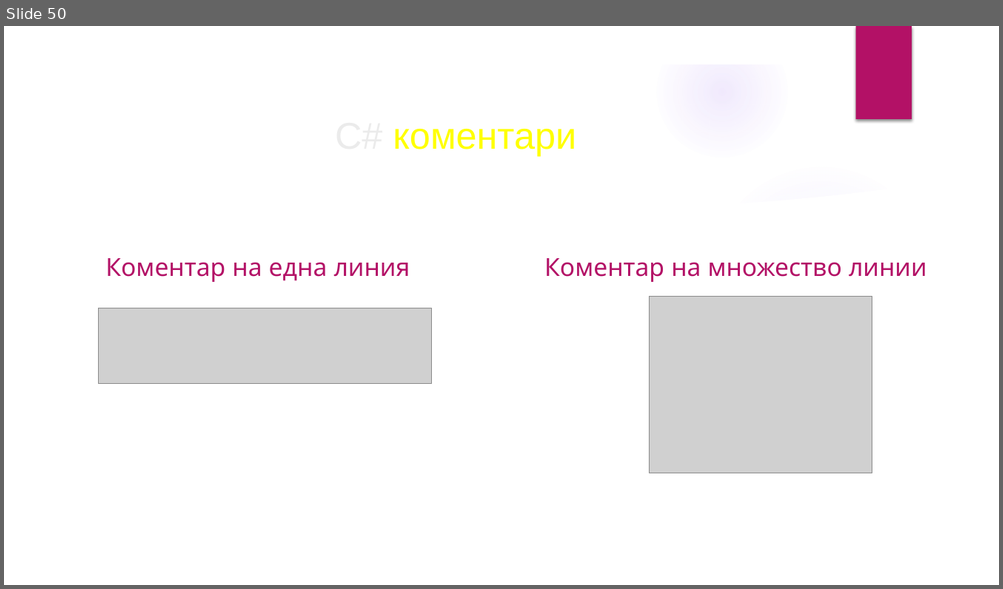
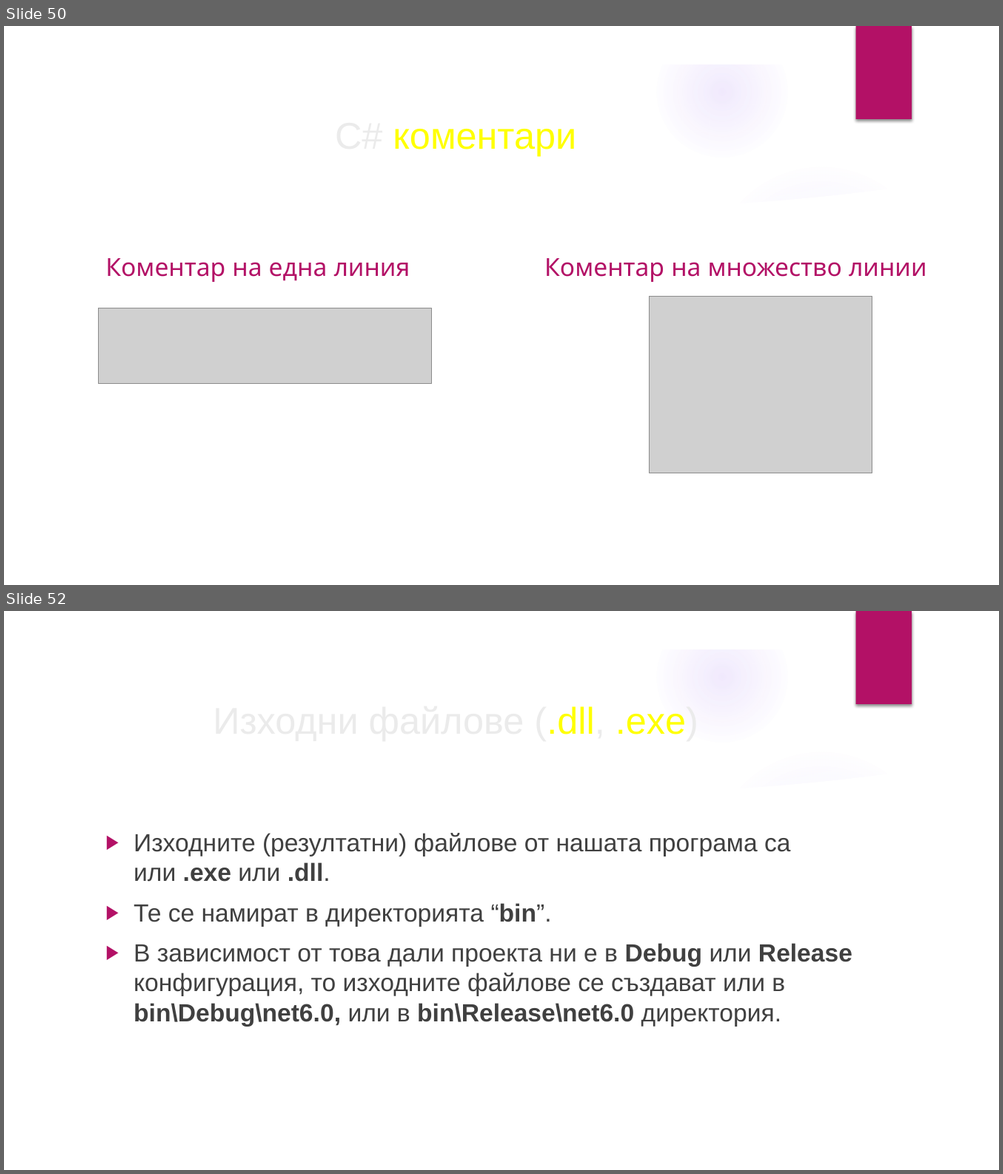
Before and after one commit to velizar92/CSharp-Programming-Presentations, a slide deck: C# Basics.pptx. Shown one above the other, each under a label of ours: slide 50 before the commit, slides 50 and 52 after it; the slides between them are not shown. The pictures are 1003x589 and 1003x1174 pixels, drawn with LibreOffice and Linux fonts; fonts in the diff are those of the drawing; grey boxes stand for pictures; background and template pictures are left out. Boxes give left, top, right and bottom in pixels: in the first picture for what was removed or moved away, otherwise in the second. Text is boxed around its words. In the diff, an @@ line names an element or a change of style, - is before the commit and + after.

Commit message:
Latest changes

```diff
--- a/C# Basics.pptx
+++ b/C# Basics.pptx
@@ slide 52 added at <box>4,611,999,1170</box>, background picture (left out); not listed: 9 template elements that a slide beside it also shows @@
@@ title added at <box>534,706,698,735</box>, 36 pt, text #EBEBEB @@
+Изходни файлове (.dll, .exe)
@@ text added at <box>134,833,852,1027</box>, 24 pt, text #404040 @@
+▶ Изходните (резултатни) файлове от нашата програма са или .exe или .dll.
+▶ Те се намират в директорията “bin”.
+▶ В зависимост от това дали проекта ни е в Debug или Release конфигурация, то изходните файлове се създават или в bin\Debug\net6.0, или в bin\Release\net6.0 директория.
```
Also in this commit, not shown: 1 other slide added, 1 slide removed.
